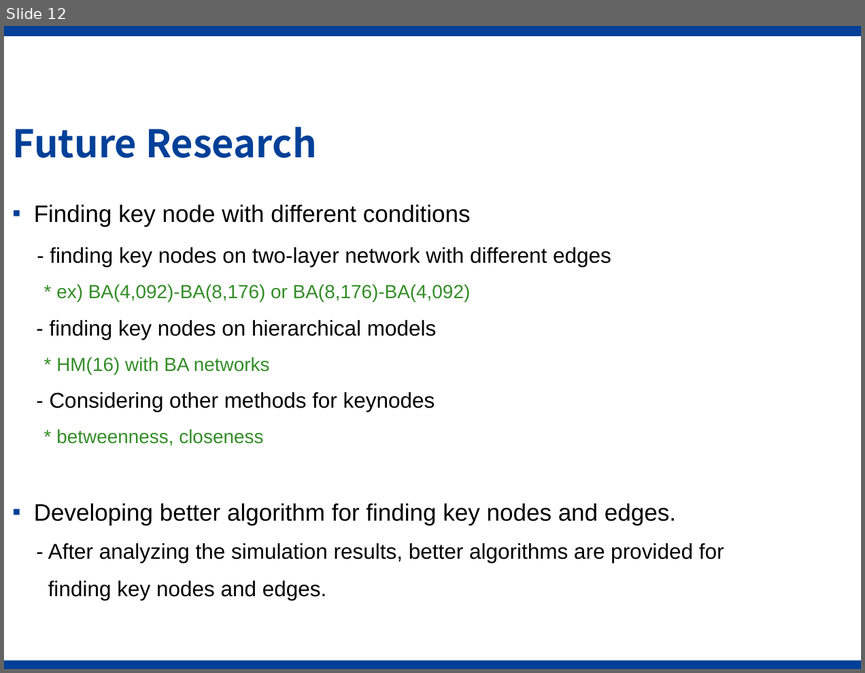
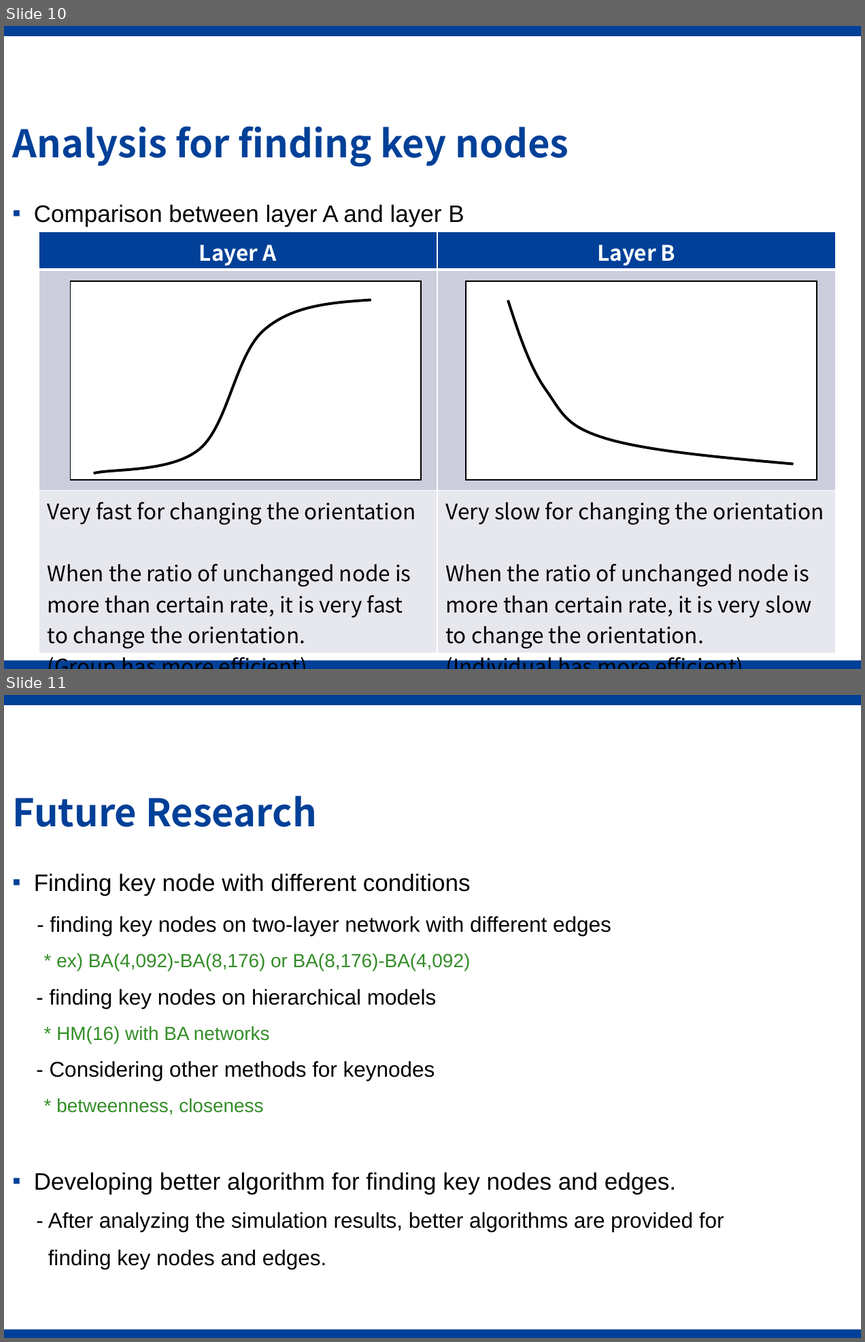
Before and after one commit to leighsix/thesisgit, a slide deck: progress12.pptx. Shown one above the other, each under a label of ours: slide 12 before the commit, slides 10 and 11 after it. The pictures are 865x673 and 865x1342 pixels, drawn with LibreOffice and Linux fonts; fonts in the diff are those of the drawing; background and template pictures are left out. Boxes give left, top, right and bottom in pixels: in the first picture for what was removed or moved away, otherwise in the second. Text is boxed around its words. In the diff, an @@ line names an element or a change of style, - is before the commit and + after.

```diff
--- a/progress12.pptx
+++ b/progress12.pptx
@@ slide 10 added at (4,26,861,669), background #FFFFFF; not listed: 2 template elements that a slide beside it also shows @@
@@ title added at (13,126,568,167), 32 pt, text #004098, bold @@
+Analysis for finding key nodes
@@ text added at (34,204,464,227), 20 pt, text #000000 @@
+▪ Comparison between layer A and layer B
@@ table added at (39,231,836,652), 3 rows, 2 columns @@
+Layer A | Layer B
+ | 
+Very fast for changing the orientation / When the ratio of unchanged node is more than certain rate, it is very fast to change the orientation. / (Group has more efficient) | Very slow for changing the orientation / When the ratio of unchanged node is more than certain rate, it is very slow to change the orientation. / (Individual has more efficient)
@@ rectangle added at (70,281,420,480), fill #FFFFFF, outline #000000 1 pt @@
@@ rectangle added at (466,281,816,480), fill #FFFFFF, outline #000000 1 pt @@
@@ freeform shape added at (94,299,372,472), outline #000000 2.25 pt @@
@@ freeform shape added at (508,300,793,464), outline #000000 2.25 pt @@
@@ what was slide 12 is now slide 11 @@
```
Also in this commit, not shown: 1 other slide added, 3 slides removed.
